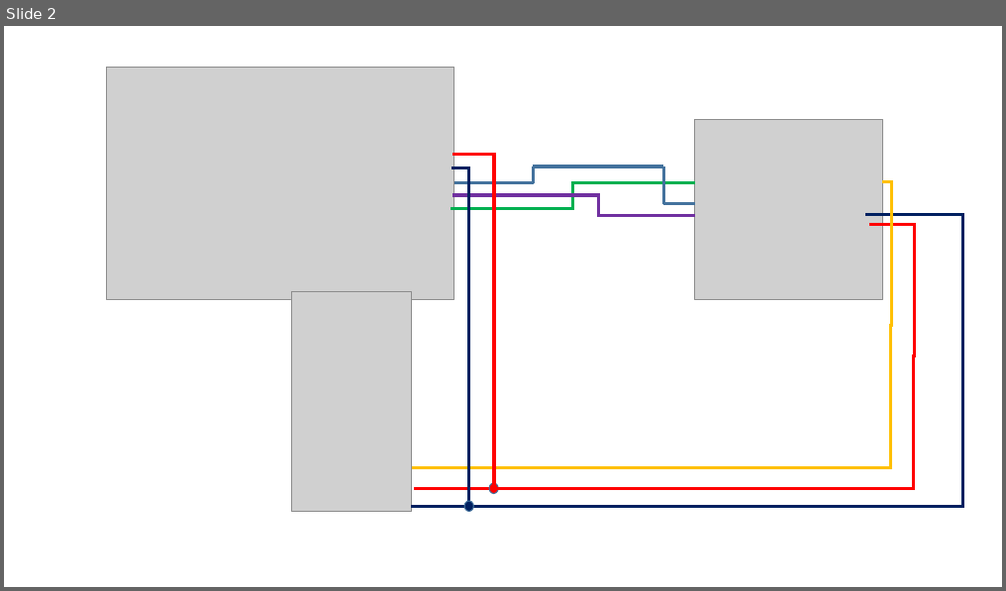
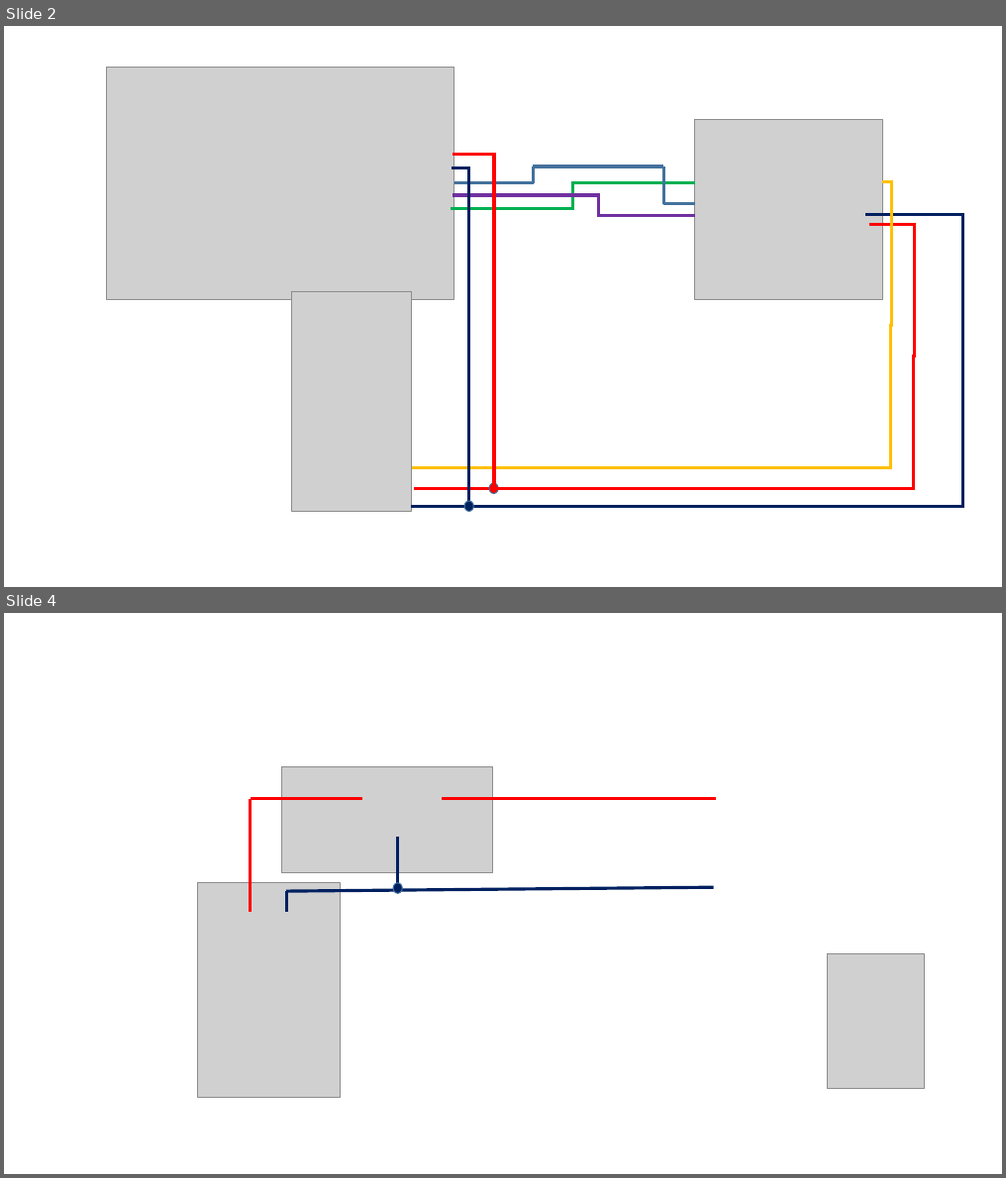
Before and after one commit to LarryN3t/CDS-2023, a slide deck: images/Schema.pptx. Shown one above the other, each under a label of ours: slide 2 before the commit, slides 2 and 4 after it; the slides between them are not shown. The pictures are 1006x591 and 1006x1178 pixels, drawn with LibreOffice and Linux fonts; fonts in the diff are those of the drawing; grey boxes stand for pictures. Boxes give left, top, right and bottom in pixels: in the first picture for what was removed or moved away, otherwise in the second. Text is boxed around its words. In the diff, an @@ line names an element or a change of style, - is before the commit and + after.

```diff
--- a/images/Schema.pptx
+++ b/images/Schema.pptx
@@ slide 4 added at (4,613,1002,1174), background #FFFFFF @@
@@ picture added at (281,766,492,872) @@
@@ line added from (251, 912) to (251, 799), #FF0000 3 pt @@
@@ line added from (251, 799) to (362, 799), #FF0000 3 pt @@
@@ line added from (442, 799) to (716, 799), #FF0000 3 pt @@
@@ line added from (398, 836) to (398, 891), #002060 3 pt @@
@@ picture added at (198,883,341,1097) @@
@@ line added from (286, 912) to (286, 891), #002060 3 pt @@
@@ line added from (286, 891) to (714, 888), #002060 3 pt @@
@@ ellipse added at (393,883,402,894), fill #002060, outline #43739E 1 pt @@
@@ picture added at (827,954,924,1089) @@
```
Also in this commit, not shown: 1 slide changed, 4 other files.
